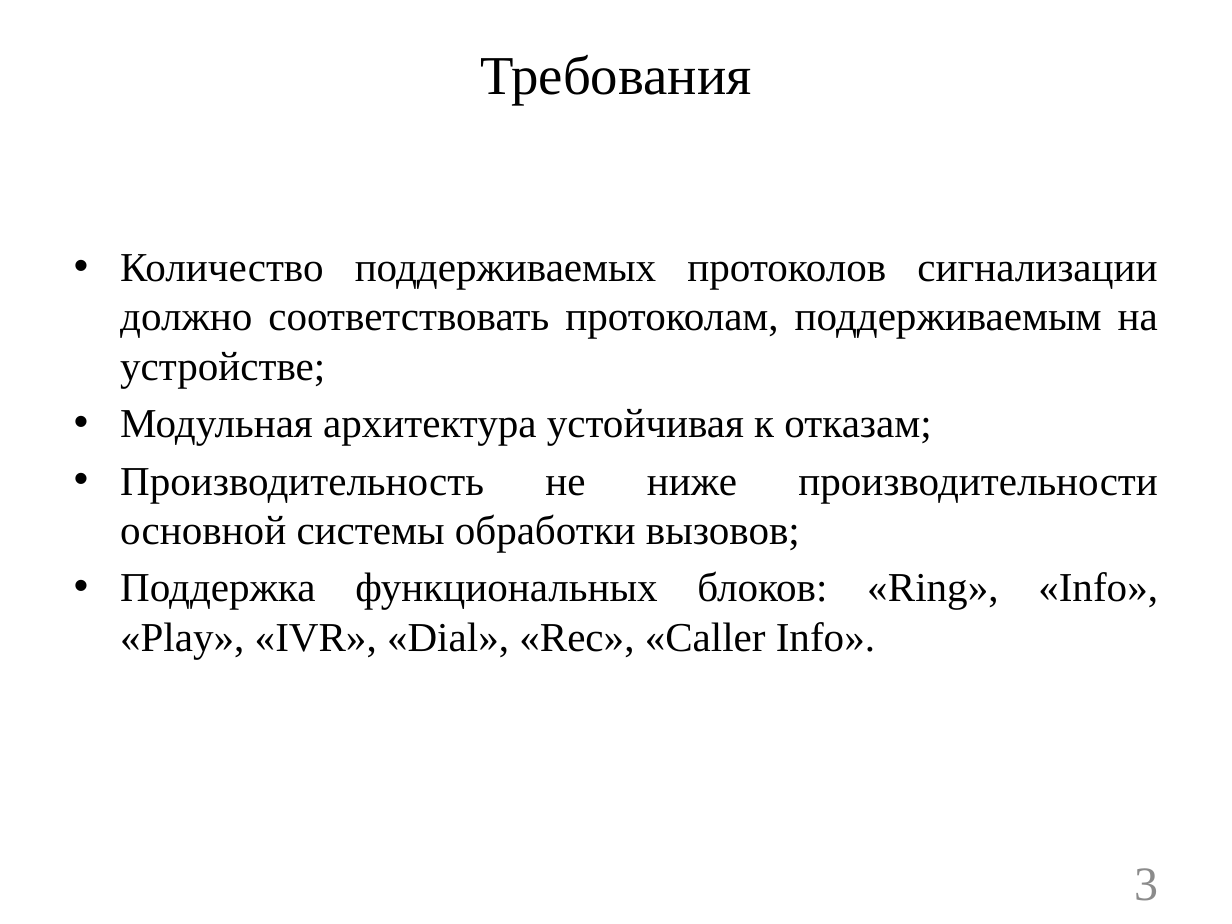
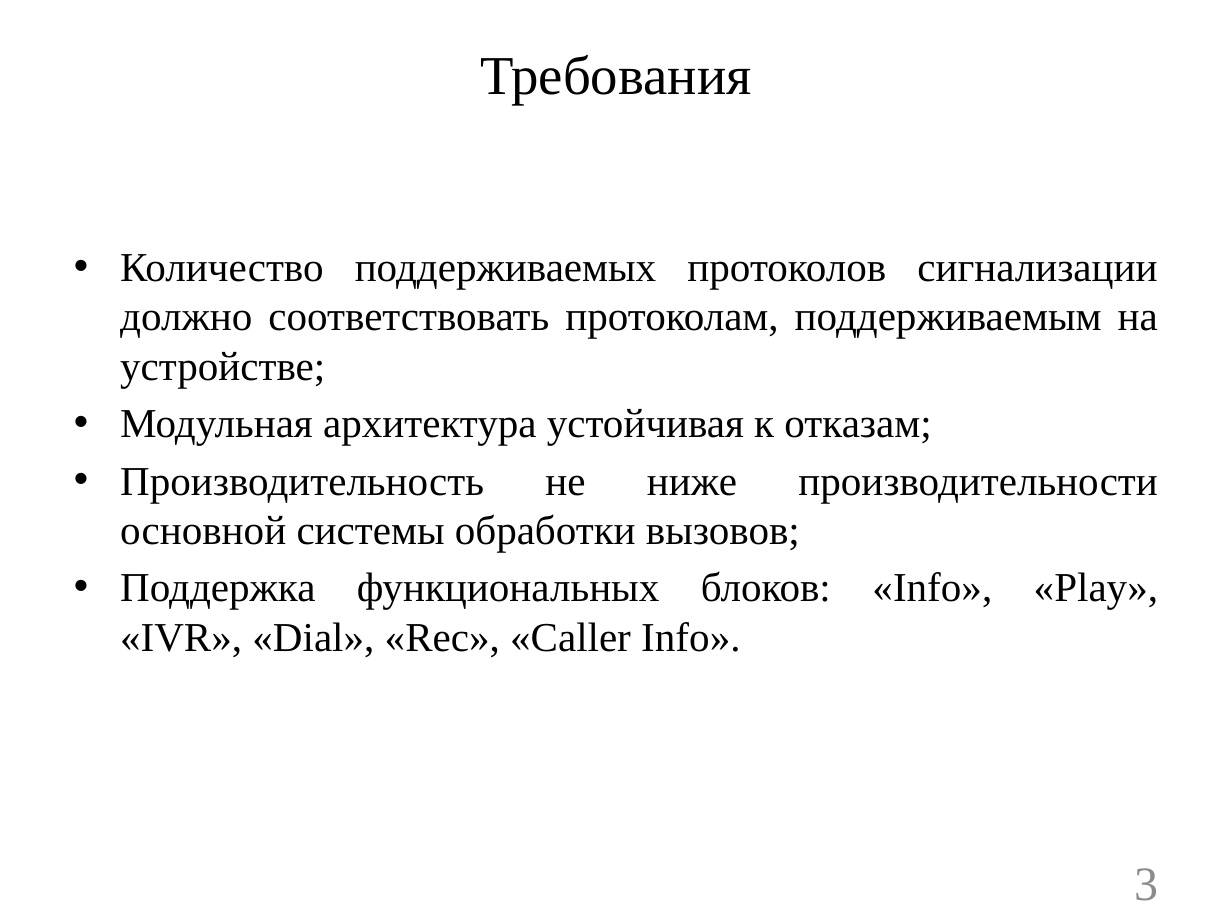
Before and after one commit to ALeschev/tunel, a slide deck: slide 3 of sibsutis/2015/dpl/DPL_pres.pptx. Drawn at 1232x924 pixels with LibreOffice and Linux fonts; fonts in the diff are those of the drawing; background and template pictures are left out. Boxes give left, top, right and bottom in pixels: in the first picture for what was removed or moved away, otherwise in the second. Text is boxed around its words. In the diff, an @@ line names an element or a change of style, - is before the commit and + after.

```diff
--- a/sibsutis/2015/dpl/DPL_pres.pptx
+++ b/sibsutis/2015/dpl/DPL_pres.pptx
@@ text at box(120, 571, 1158, 657): text changed @@
-• Поддержка функциональных блоков: «Ring», «Info», «Play», «IVR», «Dial», «Rec», «Caller Info».
+• Поддержка функциональных блоков: «Info», «Play», «IVR», «Dial», «Rec», «Caller Info».
```
Also in this commit, not shown: 7 other slides changed, 5 other files.
